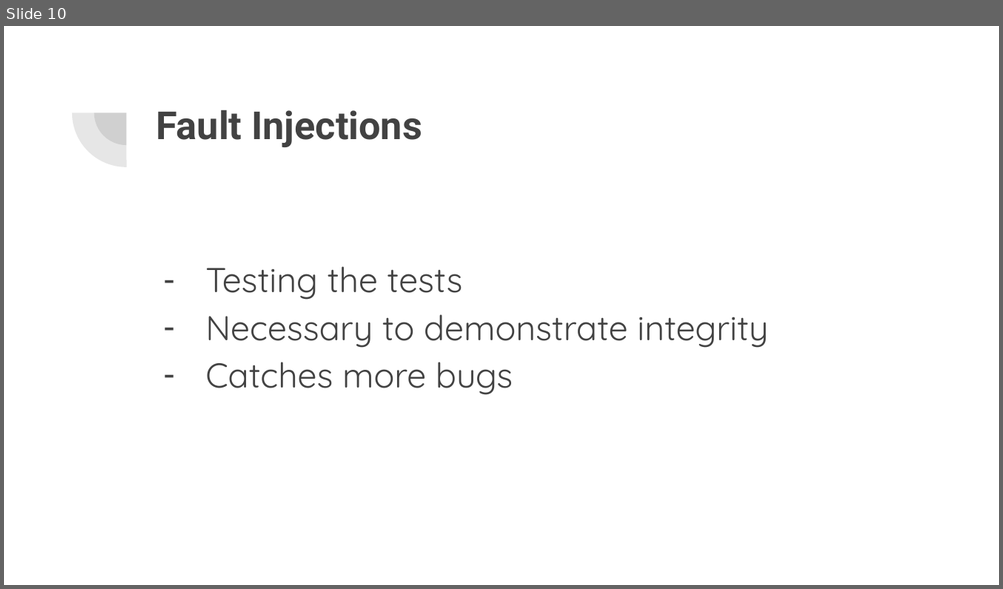
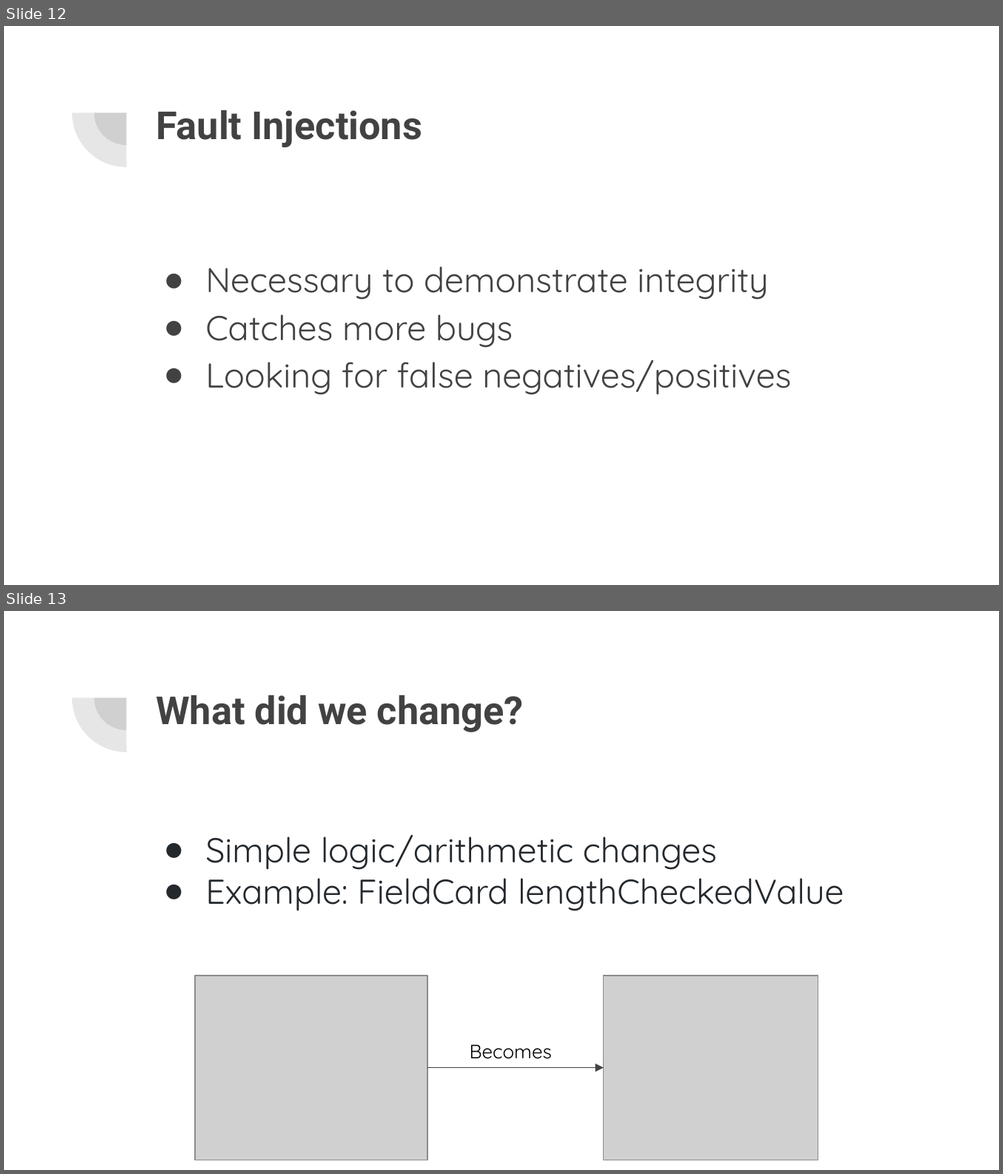
Before and after one commit to csci-362-01-2020/Best-Team, a slide deck: Best-Team_presentation.pptx. Shown one above the other, each under a label of ours: slide 10 before the commit, slides 12 and 13 after it. The pictures are 1003x589 and 1003x1174 pixels, drawn with LibreOffice and Linux fonts; fonts in the diff are those of the drawing; grey boxes stand for pictures. Boxes give left, top, right and bottom in pixels: in the first picture for what was removed or moved away, otherwise in the second. Text is boxed around its words. In the diff, an @@ line names an element or a change of style, - is before the commit and + after.

```diff
--- a/Best-Team_presentation.pptx
+++ b/Best-Team_presentation.pptx
@@ slide 13 added at (4, 611, 999, 1170), background #FFFFFF; not listed: 2 template elements that a slide beside it also shows @@
@@ title added at (156, 695, 523, 732), 28 pt, text #424242, bold @@
+What did we change?
@@ text added at (205, 834, 843, 911), 25 pt, text #24292E @@
+● Simple logic/arithmetic changes
+● Example: FieldCard lengthCheckedValue
@@ picture added at (195, 976, 427, 1161) @@
@@ picture added at (603, 976, 819, 1161) @@
@@ text added at (469, 1045, 552, 1059), 14 pt, text #000000 @@
+Becomes
@@ arrow added from (428, 1068) to (603, 1068), #424242 0.75 pt @@
@@ what was slide 10 is now slide 12 @@
@@ slide 12 changed as well @@
@@ text at (205, 266, 463, 300): paragraph removed @@
-– Testing the tests
@@ text at (205, 266, 768, 348): bullet - to ● @@
@@ text at (205, 360, 791, 395): paragraph added @@
+● Looking for false negatives/positives
```
Also in this commit, not shown: 7 other slides changed, 7 other slides added, 5 slides removed.
